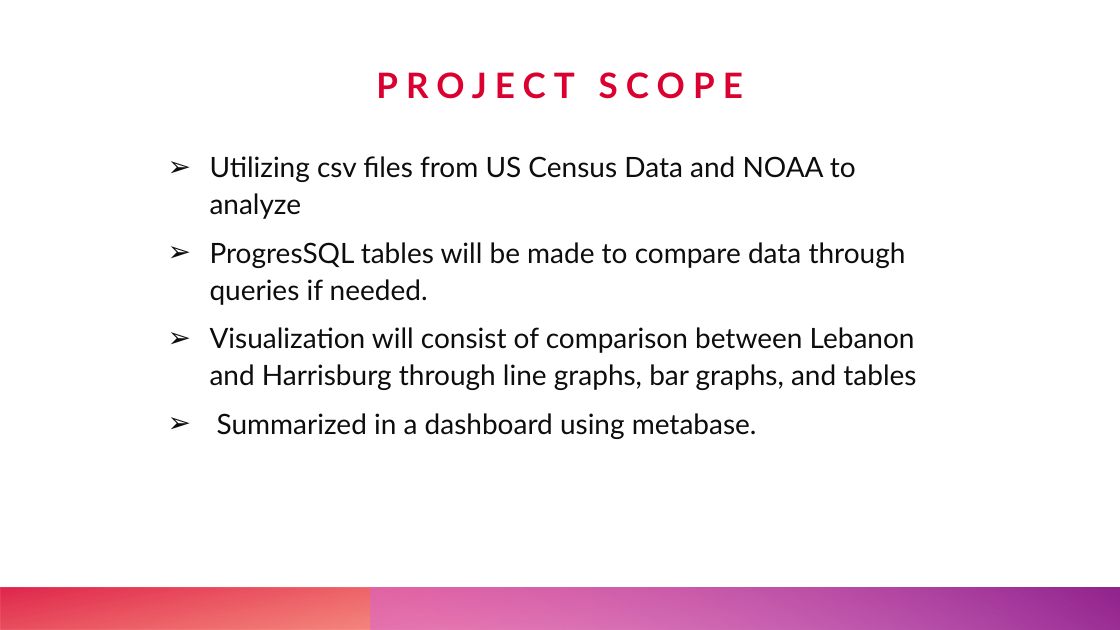
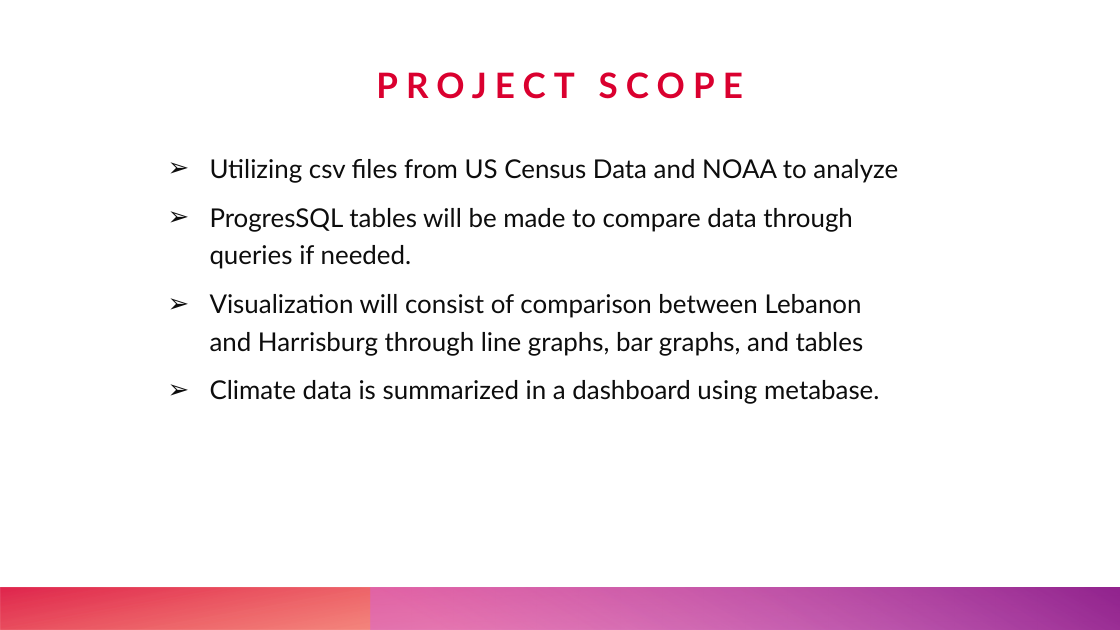
Before and after one commit to diazj2etown-sudo/UrbanHeatIslands, a slide deck: slide 3 of Final Capstone Presentation.pptx. Drawn at 1120x630 pixels with LibreOffice and Linux fonts; fonts in the diff are those of the drawing. Boxes give left, top, right and bottom in pixels: in the first picture for what was removed or moved away, otherwise in the second. Text is boxed around its words. In the diff, an @@ line names an element or a change of style, - is before the commit and + after.

```diff
--- a/Final Capstone Presentation.pptx
+++ b/Final Capstone Presentation.pptx
@@ text at (x1=210, y1=159, x2=898, y2=355): size 24 to 22.2 pt in "Utilizing csv files from US Census Data ...", "ProgresSQL tables will be made to compare ...", "Visualization will consist of comparison between Lebanon ..."; line spacing 1.1 to 1.2 @@
@@ text at (x1=210, y1=380, x2=879, y2=404): text changed; size 24 to 22.2 pt @@
-➢ Summarized in a dashboard using metabase.
+➢ Climate data is summarized in a dashboard using metabase.
```
Also in this commit, not shown: 9 other slides changed, 3 slides added, 2 slides removed.
